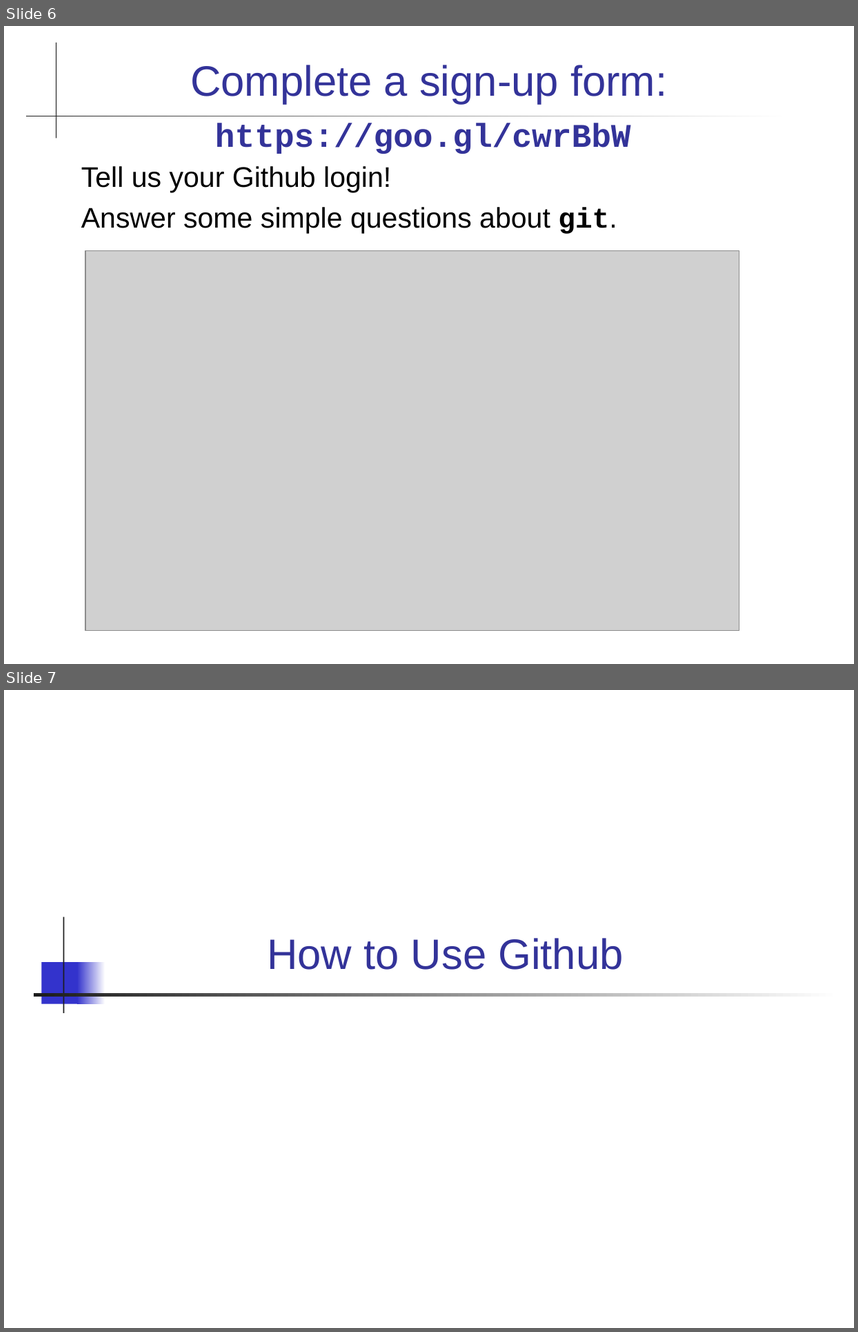
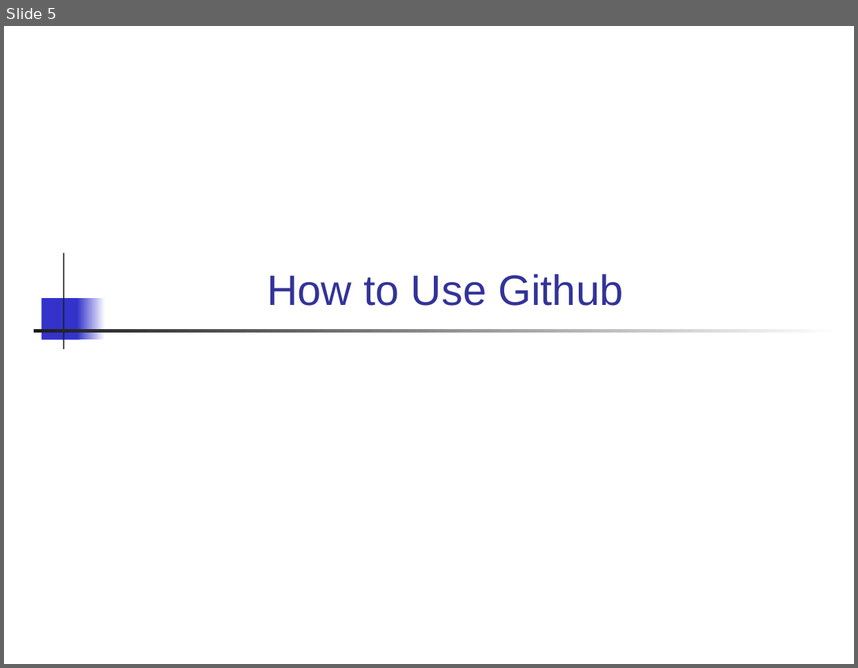
Before and after one commit to skeoop/skeoop.github.io, a slide deck: git/Using-Github.ppt. Shown one above the other, each under a label of ours: slides 6 and 7 before the commit, slide 5 after it. The pictures are 858x1332 and 858x668 pixels, drawn with LibreOffice and Linux fonts; fonts in the diff are those of the drawing; grey boxes stand for pictures. Boxes give left, top, right and bottom in pixels: in the first picture for what was removed or moved away, otherwise in the second. Text is boxed around its words. In the diff, an @@ line names an element or a change of style, - is before the commit and + after.

```diff
--- a/git/Using-Github.ppt
+++ b/git/Using-Github.ppt
@@ slide 6 removed at bbox=[4, 26, 854, 664], background #FFFFFF @@
@@ rectangle removed at bbox=[56, 42, 56, 137] @@
@@ title removed at bbox=[190, 65, 667, 154] @@
-Complete a sign-up form: https://goo.gl/cwrBbW
@@ rectangle removed at bbox=[26, 116, 789, 117] @@
@@ text removed at bbox=[81, 166, 617, 234] @@
-Tell us your Github login!
-Answer some simple questions about git.
@@ picture removed at bbox=[85, 250, 740, 630] @@
@@ what was slide 7 is now slide 5 @@
```
Also in this commit, not shown: 1 other slide removed, 12 other files.
